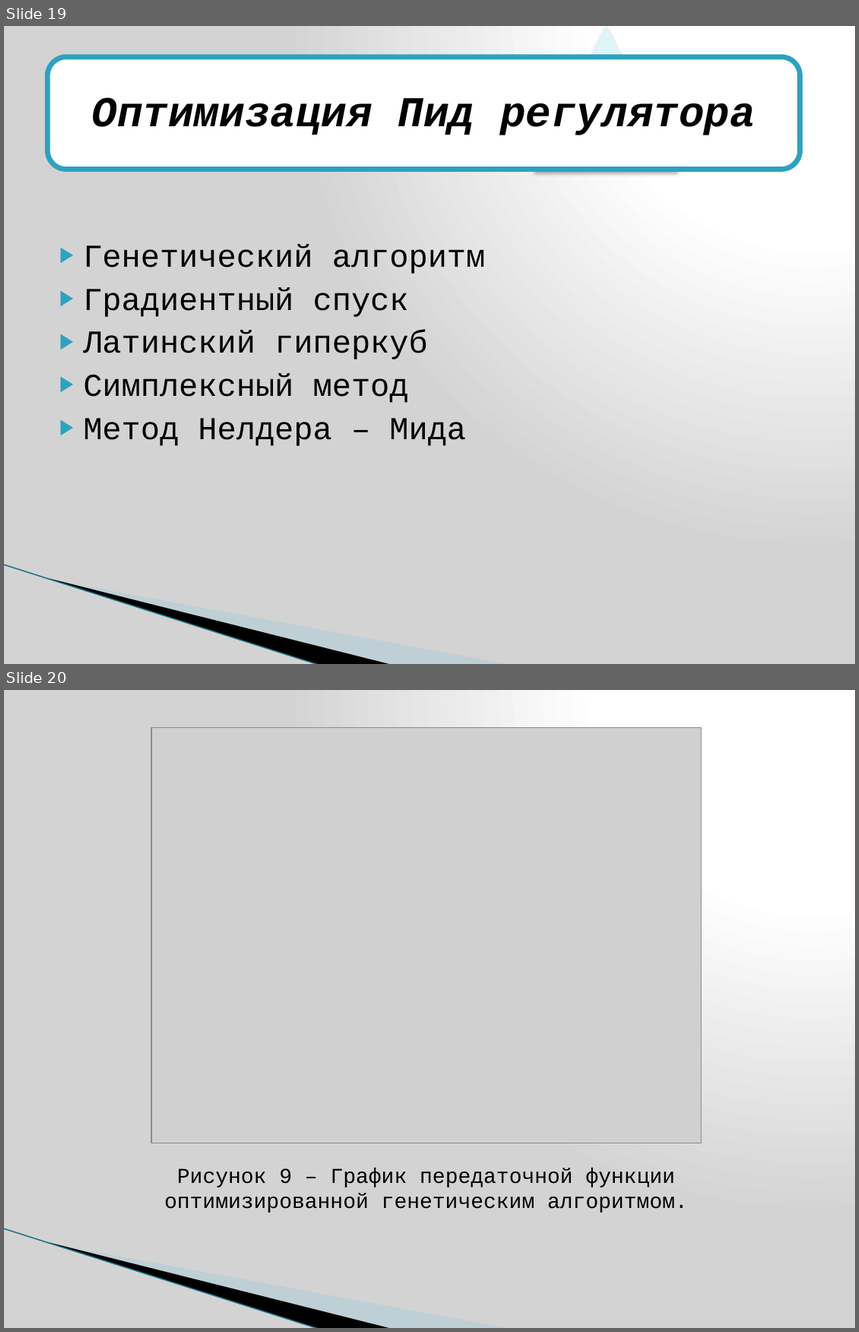
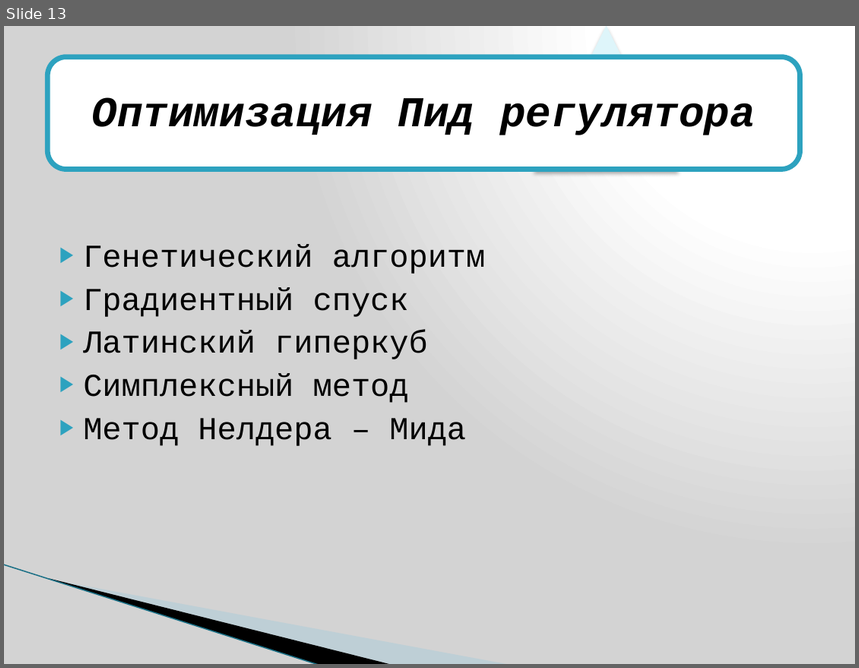
Before and after one commit to Srudyjj/DiplomaMaster, a slide deck: ПрезентацияПИД.pptx. Shown one above the other, each under a label of ours: slides 19 and 20 before the commit, slide 13 after it. The pictures are 859x1332 and 859x668 pixels, drawn with LibreOffice and Linux fonts; fonts in the diff are those of the drawing; grey boxes stand for pictures; background and template pictures are left out. Boxes give left, top, right and bottom in pixels: in the first picture for what was removed or moved away, otherwise in the second. Text is boxed around its words. In the diff, an @@ line names an element or a change of style, - is before the commit and + after.

```diff
--- a/ПрезентацияПИД.pptx
+++ b/ПрезентацияПИД.pptx
@@ slide 20 removed at (4, 690, 855, 1328), background gradient #FFFFFF to #D3D3D3; not listed: 3 template elements that a slide beside it also shows @@
@@ picture removed at (151, 727, 701, 1143) @@
@@ text removed at (164, 1168, 688, 1213) @@
-Рисунок 9 – График передаточной функции оптимизированной генетическим алгоритмом.
@@ what was slide 19 is now slide 13 @@
```
Also in this commit, not shown: 7 slides changed, 5 slides added, 15 other slides removed, 3 other files.
